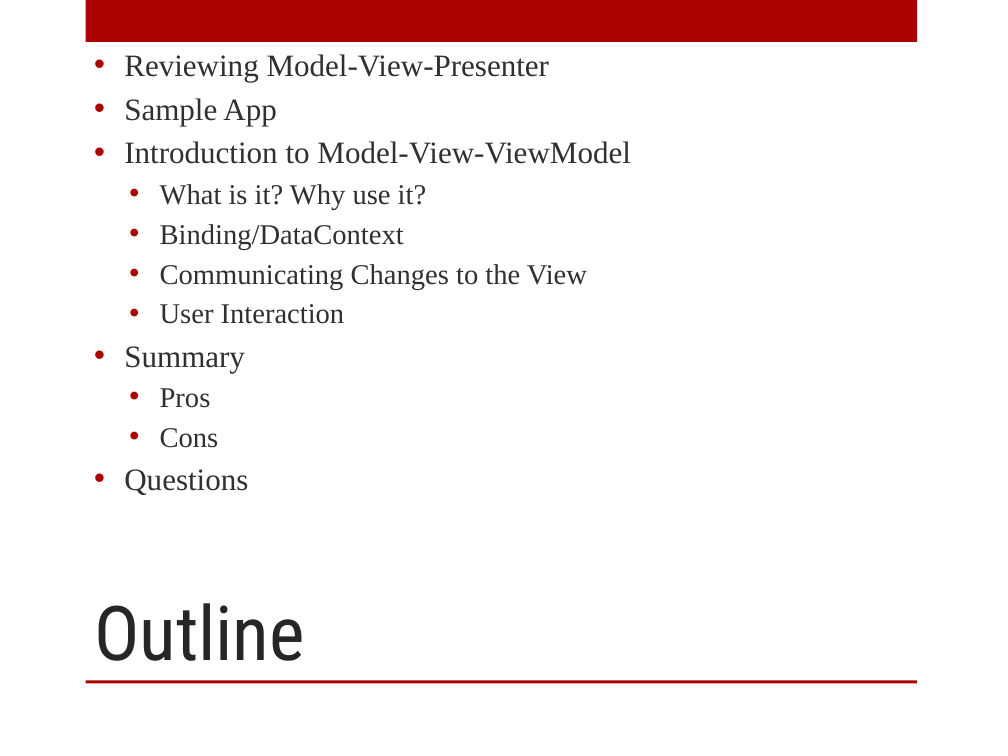
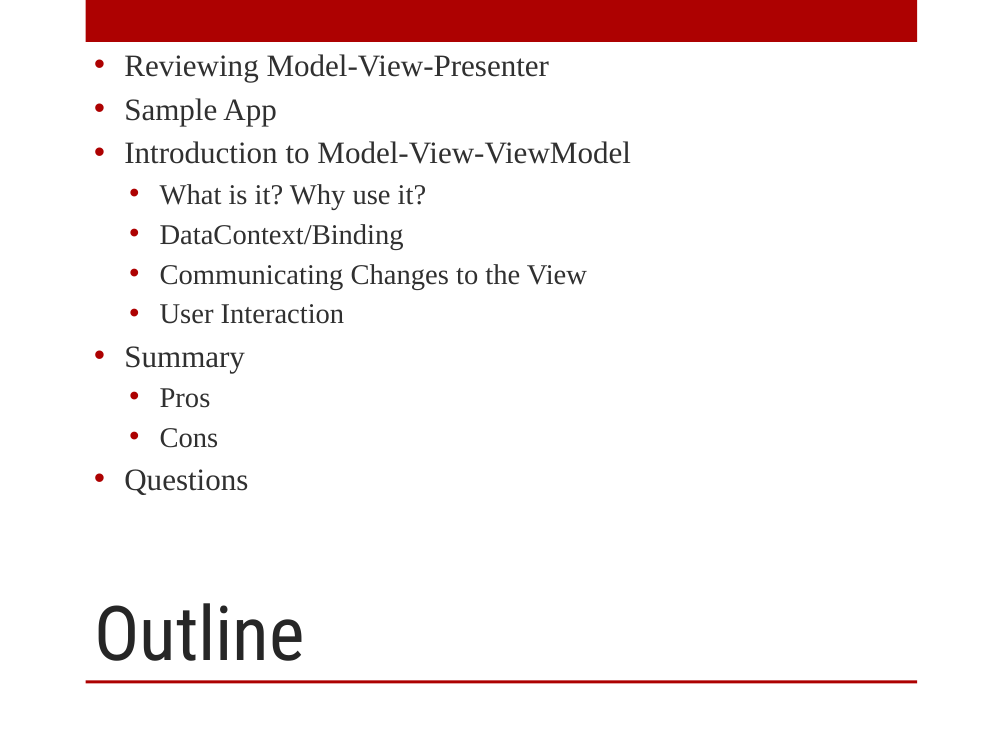
Before and after one commit to arcresources/MVPtoMVVM, a slide deck: slide 2 of docs/MVP to MVVM.pptx. Drawn at 1008x756 pixels with LibreOffice and Linux fonts; fonts in the diff are those of the drawing; background and template pictures are left out. Boxes give left, top, right and bottom in pixels: in the first picture for what was removed or moved away, otherwise in the second. Text is boxed around its words. In the diff, an @@ line names an element or a change of style, - is before the commit and + after.

Commit message:
Update presentation

```diff
--- a/docs/MVP to MVVM.pptx
+++ b/docs/MVP to MVVM.pptx
@@ text at box(160, 224, 404, 250): text changed @@
-  • Binding/DataContext
+  • DataContext/Binding
```
Also in this commit, not shown: 2 other slides changed.
